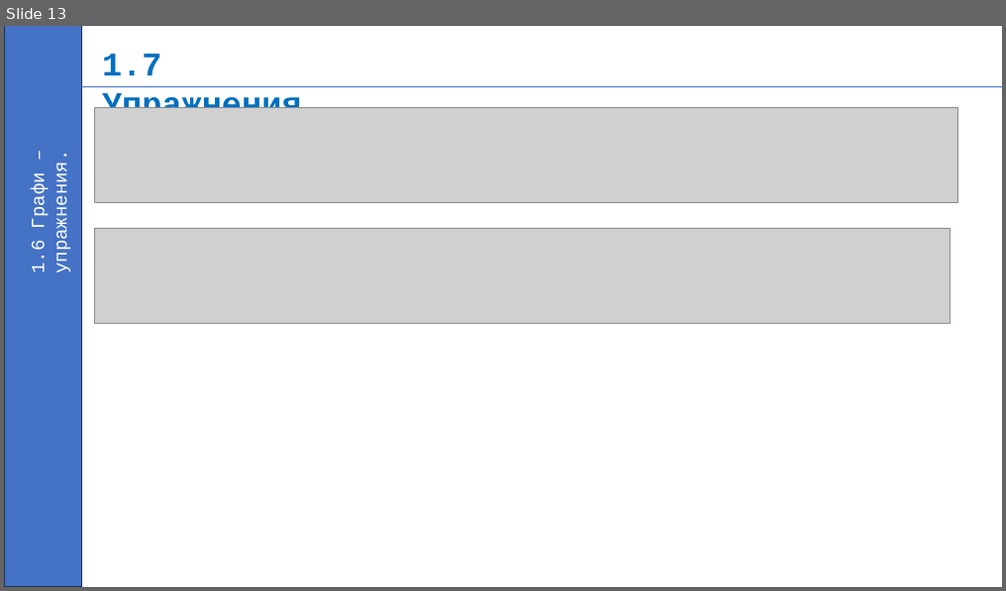
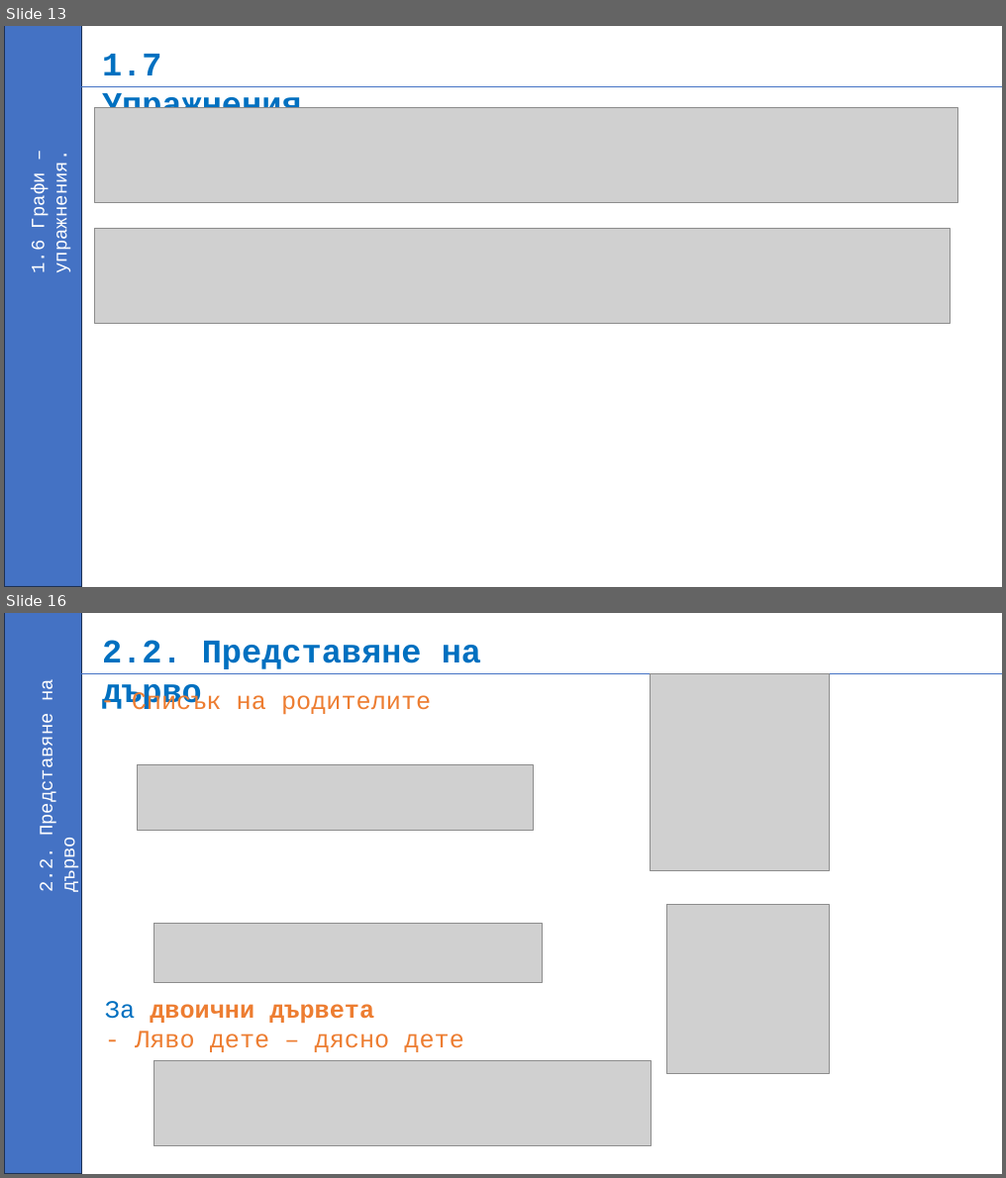
Before and after one commit to ahmedmatem/ppmg, a slide deck: XI class/02. DS and Algo - Module 2/08. Дървета-и-Графи/Дървета-и-Графи.pptx. Shown one above the other, each under a label of ours: slide 13 before the commit, slides 13 and 16 after it; the slides between them are not shown. The pictures are 1006x591 and 1006x1178 pixels, drawn with LibreOffice and Linux fonts; fonts in the diff are those of the drawing; grey boxes stand for pictures. Boxes give left, top, right and bottom in pixels: in the first picture for what was removed or moved away, otherwise in the second. Text is boxed around its words. In the diff, an @@ line names an element or a change of style, - is before the commit and + after.

```diff
--- a/XI class/02. DS and Algo - Module 2/08. Дървета-и-Графи/Дървета-и-Графи.pptx
+++ b/XI class/02. DS and Algo - Module 2/08. Дървета-и-Графи/Дървета-и-Графи.pptx
@@ slide 16 added at box(4, 613, 1002, 1174), background #FFFFFF @@
@@ rectangle added at box(5, 613, 82, 1174), fill #4472C4, outline #1E3256 1 pt @@
@@ text added at box(102, 640, 481, 710), 32 pt, text #0070C0, bold @@
+2.2. Представяне на дърво
@@ text added at box(37, 681, 80, 892), 18 pt, text #FFFFFF @@
+2.2. Представяне на дърво
@@ line added from (82, 673) to (1002, 673), #4472C4 0.5 pt @@
@@ text added at box(132, 691, 431, 715), 24 pt, text #ED7D31 @@
+  – Списък на родителите
@@ picture added at box(650, 673, 830, 871) @@
@@ picture added at box(138, 764, 533, 831) @@
@@ picture added at box(666, 905, 829, 1075) @@
@@ picture added at box(153, 924, 543, 983) @@
@@ text added at box(105, 1001, 464, 1053), 24 pt, text #ED7D31 @@
+  За двоични дървета
+  - Ляво дете – дясно дете
@@ picture added at box(153, 1060, 651, 1147) @@
```
Also in this commit, not shown: 1 slide changed, 4 other slides added, 4 other files.
